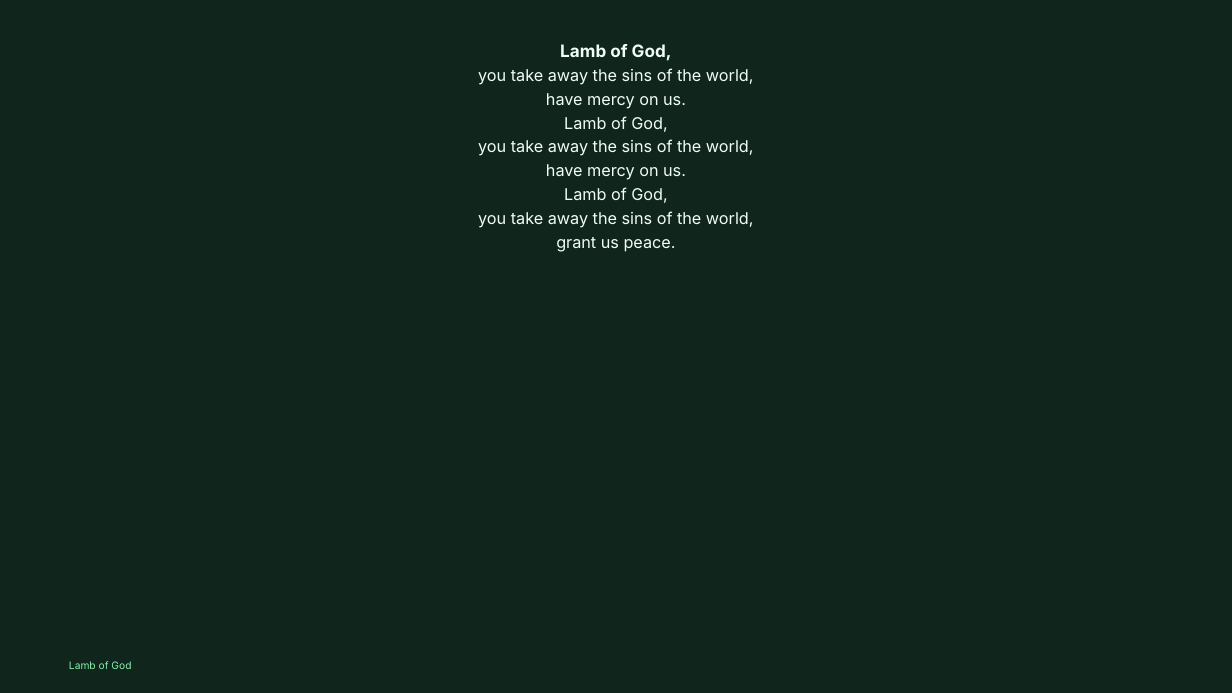
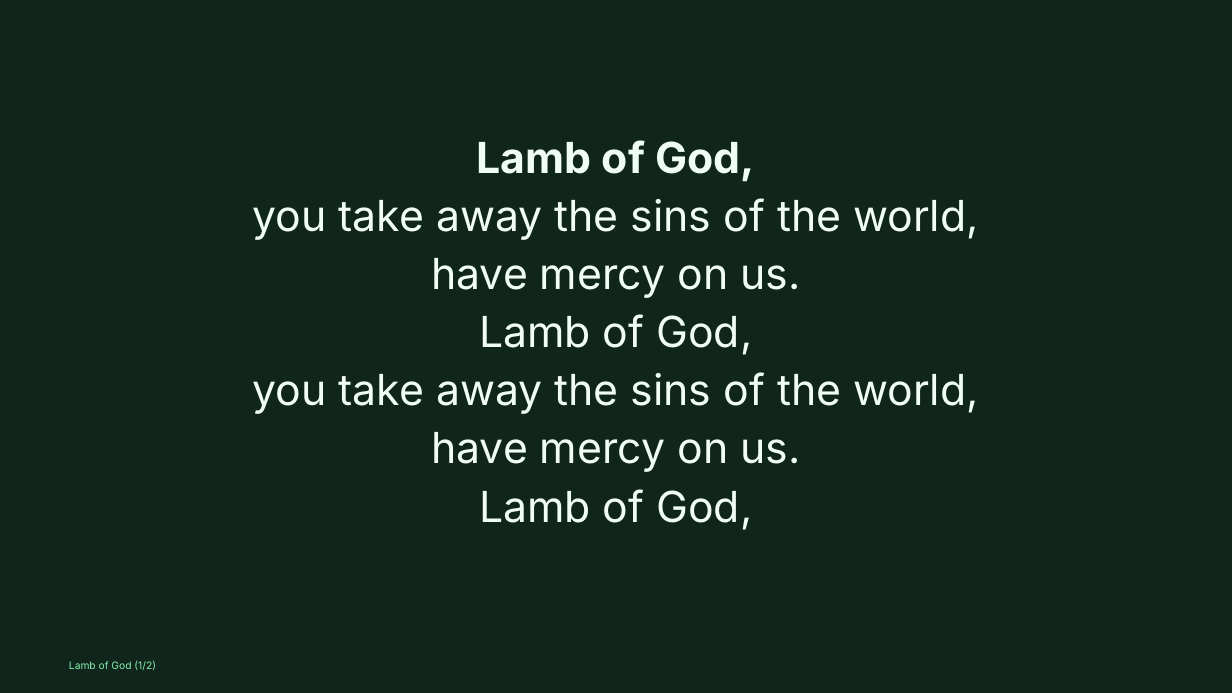
Before and after one commit to divinogabriel9/verbum, a slide deck: slide 65 of outputs/GFCC31May2026_OrdinaryTime.pptx (slide 51 before the commit). Drawn at 1232x693 pixels with LibreOffice and Linux fonts; fonts in the diff are those of the drawing. Boxes give left, top, right and bottom in pixels: in the first picture for what was removed or moved away, otherwise in the second. Text is boxed around its words. In the diff, an @@ line names an element or a change of style, - is before the commit and + after.

```diff
--- a/outputs/GFCC31May2026_OrdinaryTime.pptx
+++ b/outputs/GFCC31May2026_OrdinaryTime.pptx
@@ text "Lamb of God," at (x1=252, y1=140, x2=979, y2=530): size 20 to 50 pt in "Lamb of God,"; size 19 to 50 pt; more space between paragraphs; vertical alignment top to middle @@
@@ text at (x1=478, y1=211, x2=754, y2=252): paragraphs removed @@
-you take away the sins of the world,
-grant us peace.
@@ text at (x1=69, y1=661, x2=156, y2=670): text changed @@
-Lamb of God
+Lamb of God (1/2)
```
Also in this commit, not shown: 27 other slides changed, 19 slides added, 5 slides removed, 21 other files.
